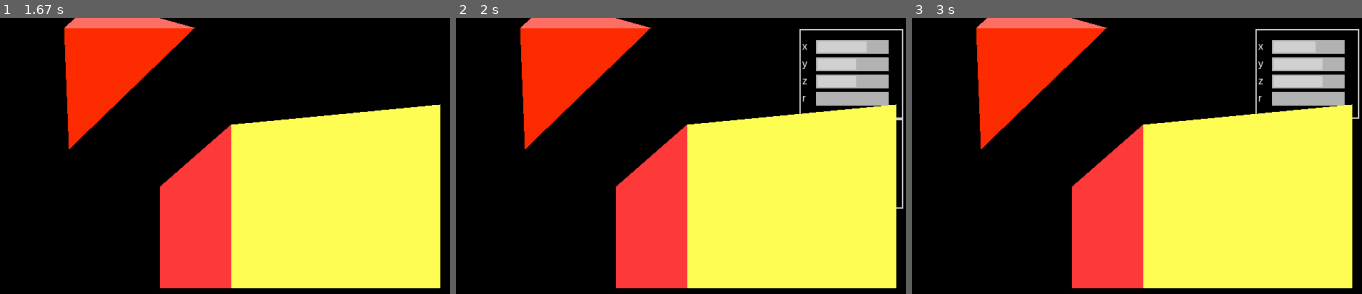
Above: before the commit, frames 1-3 (left to right).
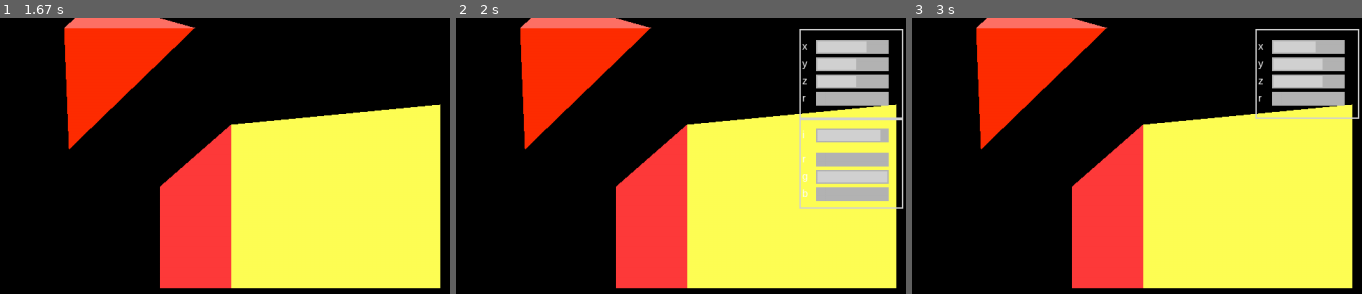
Above: after the commit, the same moments.

Repository: MichalTraczyk/pygame-3d-renderer
Game: pygame game, started from src/main.py
Two runs of this game, one before a commit and one after it. Both use one fixed random seed, a clock stepped at 60 frames per second and the inputs below.
Inputs (mouse positions are % of the whole screen's width and height, from its top left):
- Up to frame 1 (1.67 s): click (19, 35) at 0.88 s
- Up to frame 2 (2 s): click (14, 47) at 1.72 s
- Up to frame 3 (3 s): click (50, 62) at 2.05 s; click "Import" at 2.38 s; click (12, 28) at 2.72 s
The pictures show only the part of the screen within x 50-100%, y 1-51%; the shares and areas given below are measured in that part.

Frame 1 is identical in both runs. In frame 2, 4.1% of the frame differs, in the area x 76-98%, y 31-70%; in frame 3, 0.2%.

Commit message:
Change render order

Diff:
--- a/src/Screen.py
+++ b/src/Screen.py
@@ -66,8 +66,8 @@
             # obj.rotate(self.deltaTime*200)
             if Drawer.is_dirty:
                 self.screen.fill((0, 0, 0))
+                MeshRenderer.draw_buffor(self.screen)
                 Drawer.draw(self.screen, self.camera)
-                MeshRenderer.draw_buffor(self.screen)
                 pygame.display.flip()
                 # Drawer.is_dirty = False
 
